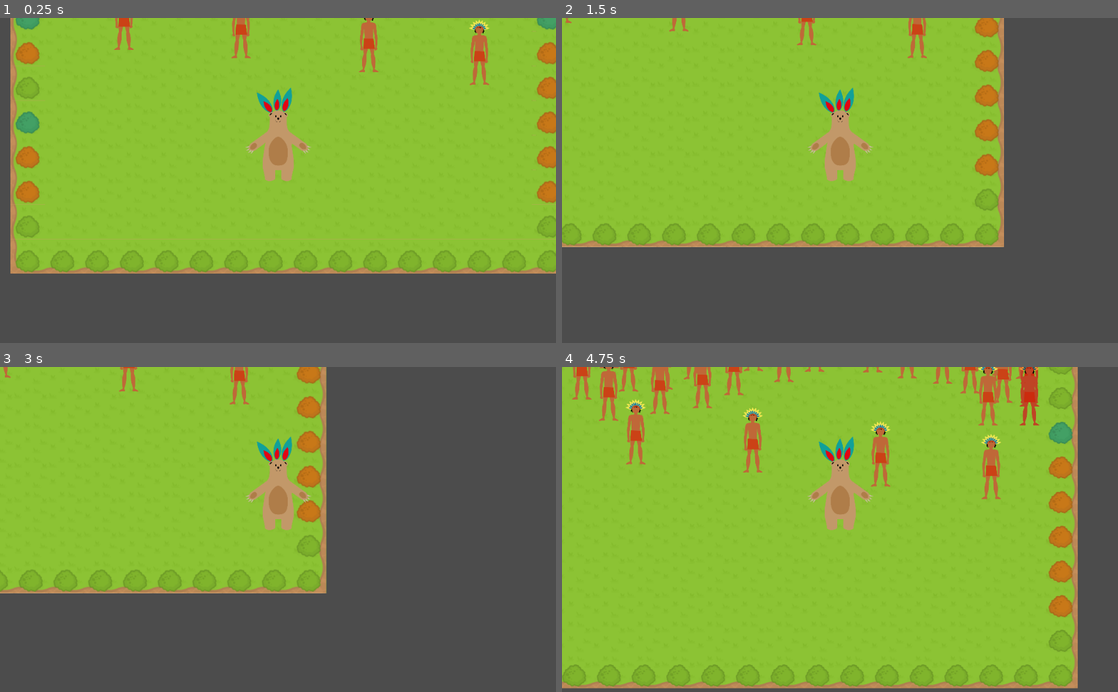
Above: before the commit, frames 1-4 (two rows, left to right).
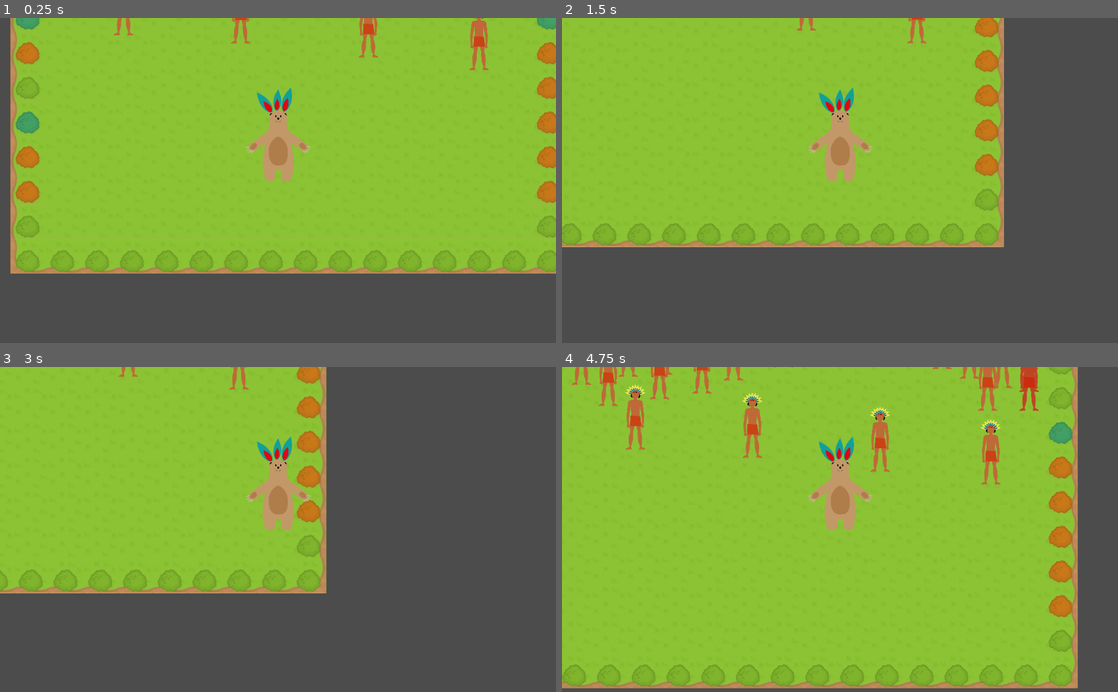
Above: after the commit, the same moments.

Repository: lendroit/welcome_thomas
Game: Godot game, scene res://World.tscn
Two runs of this game, one before a commit and one after it. Both use one fixed random seed, a clock stepped at 60 frames per second and the inputs below.
Inputs:
- Up to frame 1 (0.25 s): no input
- Up to frame 2 (1.5 s): tap Enter (ui_accept) at 0.5, 0.77 s; hold Right (ui_right) 0.53-1.28 s; hold Down (ui_down) from 1.28 s (still down)
- Up to frame 3 (3 s): tap Enter (ui_accept) at 1.52, 2 s; release Down (ui_down) at 2.03 s; hold Right (ui_right) 2.03-2.78 s; hold Up (ui_up) from 2.78 s (still down)
- Up to frame 4 (4.75 s): tap Enter (ui_accept) at 3.02, 3.77, 4.52 s; release Up (ui_up) at 3.53 s; hold Left (ui_left) from 3.53 s (still down)

The runs differ from the first frame. In frame 1, 1.2% of the frame differs, in the area x 20-88%, y 0-21%; in frame 2, 0.5%; in frame 3, 0.4%; in frame 4, 4.7%, in the area x 1-86%, y 0-41%.

Commit message:
feature: adjust y sort of mayan

Diff:
--- a/Mayan/Mayan.tscn
+++ b/Mayan/Mayan.tscn
@@ -21,11 +21,11 @@
 [node name="Sprite" type="Sprite" parent="." groups=[
 "bodies",
 ]]
-position = Vector2( -9.3773, -41.8651 )
+position = Vector2( -10.1008, -68.9966 )
 scale = Vector2( 0.300781, 0.300781 )
 texture = ExtResource( 1 )
 
 [node name="CollisionShape2D" type="CollisionShape2D" parent="."]
-position = Vector2( 1.08527, 10.8526 )
+position = Vector2( -0.361751, -5.06451 )
 rotation = 1.5708
 shape = SubResource( 2 )
